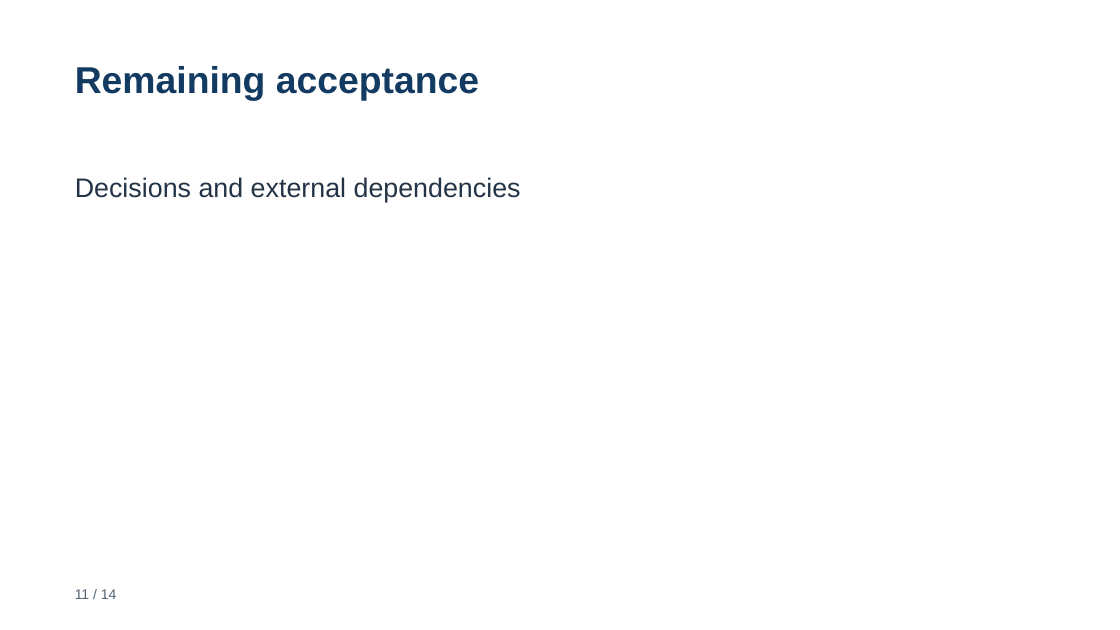
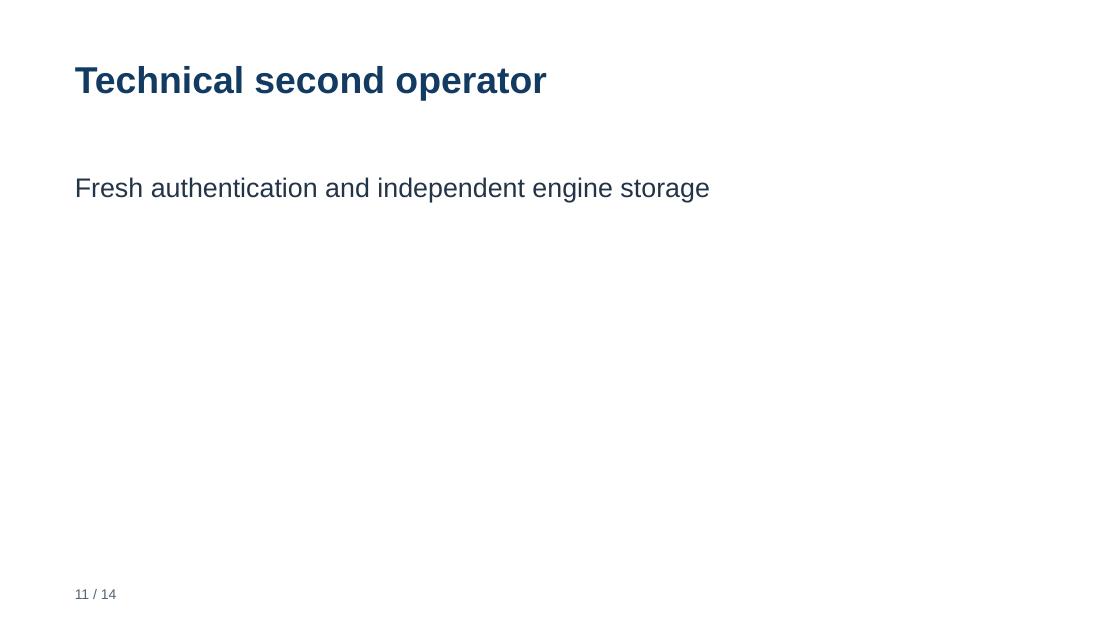
Before and after one commit to rstyczynski/APEX_CICD, a slide deck: slide 11 of progress/E.11/sprint_E.11_increment_demo.pptx. Drawn at 1120x630 pixels with LibreOffice and Linux fonts; fonts in the diff are those of the drawing. Boxes give left, top, right and bottom in pixels: in the first picture for what was removed or moved away, otherwise in the second. Text is boxed around its words. In the diff, an @@ line names an element or a change of style, - is before the commit and + after.

Commit message:
feat: (E.11) reproduce delivery with fresh authenticated technical operator

```diff
--- a/progress/E.11/sprint_E.11_increment_demo.pptx
+++ b/progress/E.11/sprint_E.11_increment_demo.pptx
@@ text at (75,66,546,101): text changed @@
-Remaining acceptance
+Technical second operator
@@ text at (75,177,709,202): text changed @@
-Decisions and external dependencies
+Fresh authentication and independent engine storage
```
Also in this commit, not shown: 3 other slides changed, 1 slide added, 1 slide removed, 44 other files.
